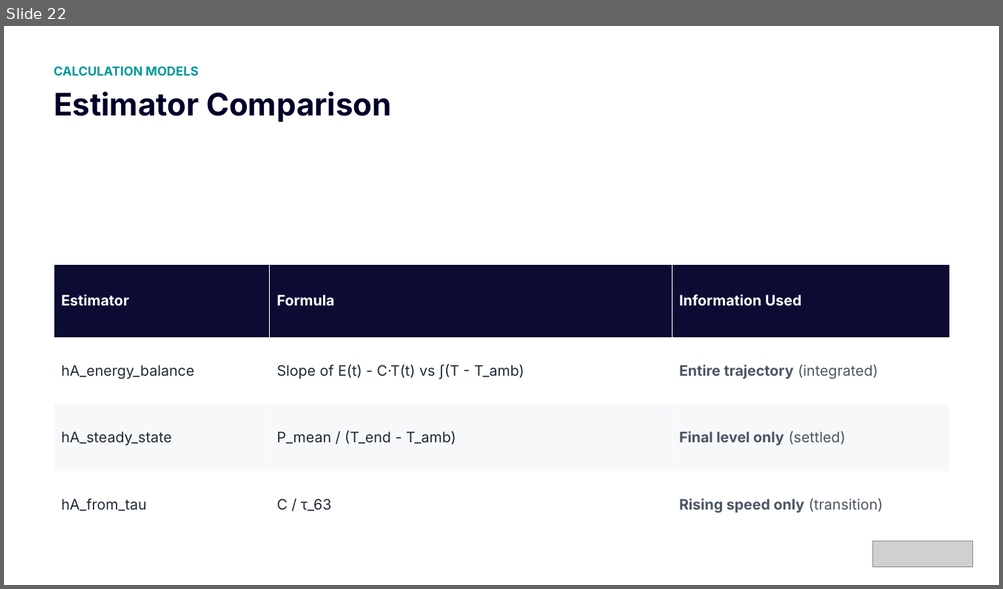
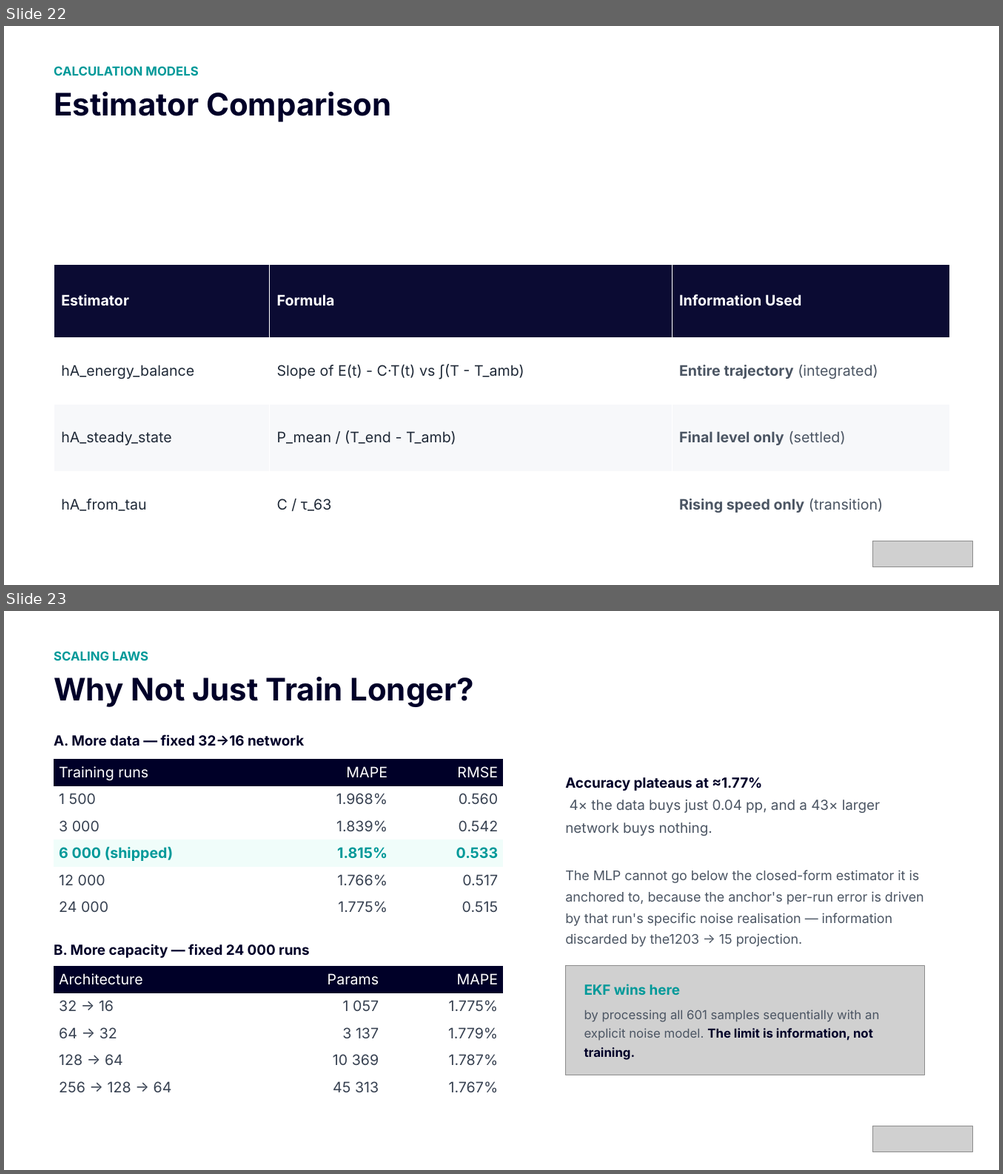
Before and after one commit to titelaex/ParamsCalibrator, a slide deck: docs/ParamsCalibrator Light Mode.pptx. Shown one above the other, each under a label of ours: slide 22 before the commit, slides 22 and 23 after it. The pictures are 1003x589 and 1003x1174 pixels, drawn with LibreOffice and Linux fonts; fonts in the diff are those of the drawing; grey boxes stand for pictures. Boxes give left, top, right and bottom in pixels: in the first picture for what was removed or moved away, otherwise in the second. Text is boxed around its words. In the diff, an @@ line names an element or a change of style, - is before the commit and + after.

```diff
--- a/docs/ParamsCalibrator Light Mode.pptx
+++ b/docs/ParamsCalibrator Light Mode.pptx
@@ slide 23 added at (4, 611, 999, 1170), background #FFFFFF @@
@@ text added at (54, 651, 148, 661), 12 pt, text #009999, bold @@
+SCALING LAWS
@@ text added at (54, 676, 475, 707), 30 pt, text #000028, bold @@
+Why Not Just Train Longer?
@@ text added at (54, 735, 304, 746), 13.5 pt, text #000028, bold @@
+A. More data — fixed 32→16 network
@@ table added at (54, 760, 504, 921), 6 rows, 3 columns @@
+Training runs | MAPE | RMSE
+1 500 | 1.968% | 0.560
+3 000 | 1.839% | 0.542
+6 000 (shipped) | 1.815% | 0.533
+12 000 | 1.766% | 0.517
+24 000 | 1.775% | 0.515
@@ text added at (565, 800, 879, 836), 13.5 pt, text #4B5563 @@
+Accuracy plateaus at ≈1.77%
+4× the data buys just 0.04 pp, and a 43× larger network buys nothing.
@@ text added at (565, 870, 924, 947), 12.8 pt, text #4B5563 @@
+The MLP cannot go below the closed-form estimator it is anchored to, because the anchor's per-run error is driven by that run's specific noise realisation — information discarded by the1203 -> 15 projection.
@@ text added at (54, 944, 310, 958), 13.5 pt, text #000028, bold @@
+B. More capacity — fixed 24 000 runs
@@ table added at (54, 966, 504, 1101), 5 rows, 3 columns @@
+Architecture | Params | MAPE
+32 → 16 | 1 057 | 1.775%
+64 → 32 | 3 137 | 1.779%
+128 → 64 | 10 369 | 1.787%
+256 → 128 → 64 | 45 313 | 1.767%
@@ picture added at (565, 966, 924, 1076) @@
@@ text added at (584, 984, 680, 995), 13.5 pt, text #009999, bold @@
+EKF wins here
@@ text added at (584, 1010, 879, 1060), 12 pt, text #4B5563 @@
+by processing all 601 samples sequentially with an explicit noise model. The limit is information, not training.
@@ picture added at (873, 1127, 973, 1153) @@
```
Also in this commit, not shown: 5 slides changed, 1 slide removed, 4 other files.
